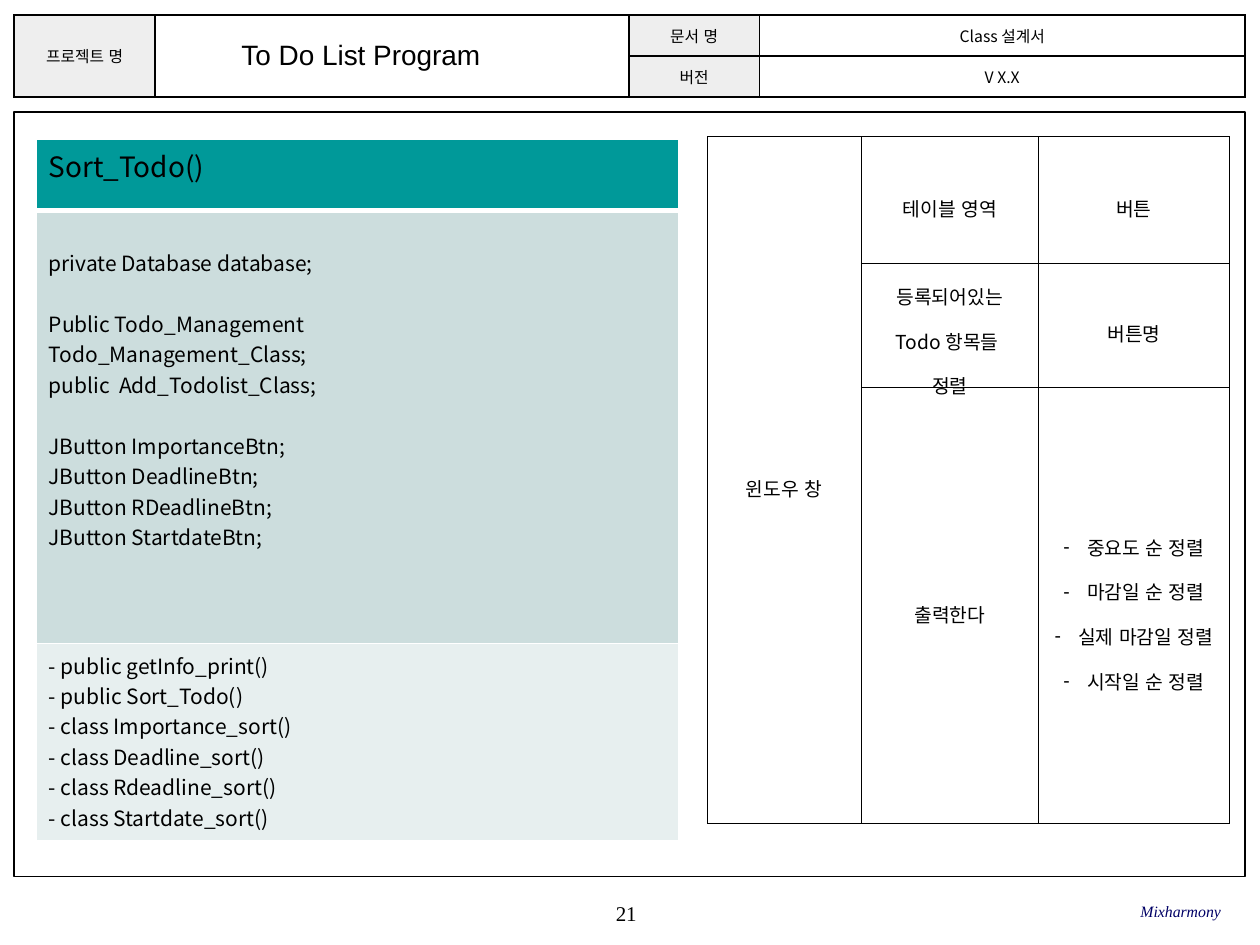
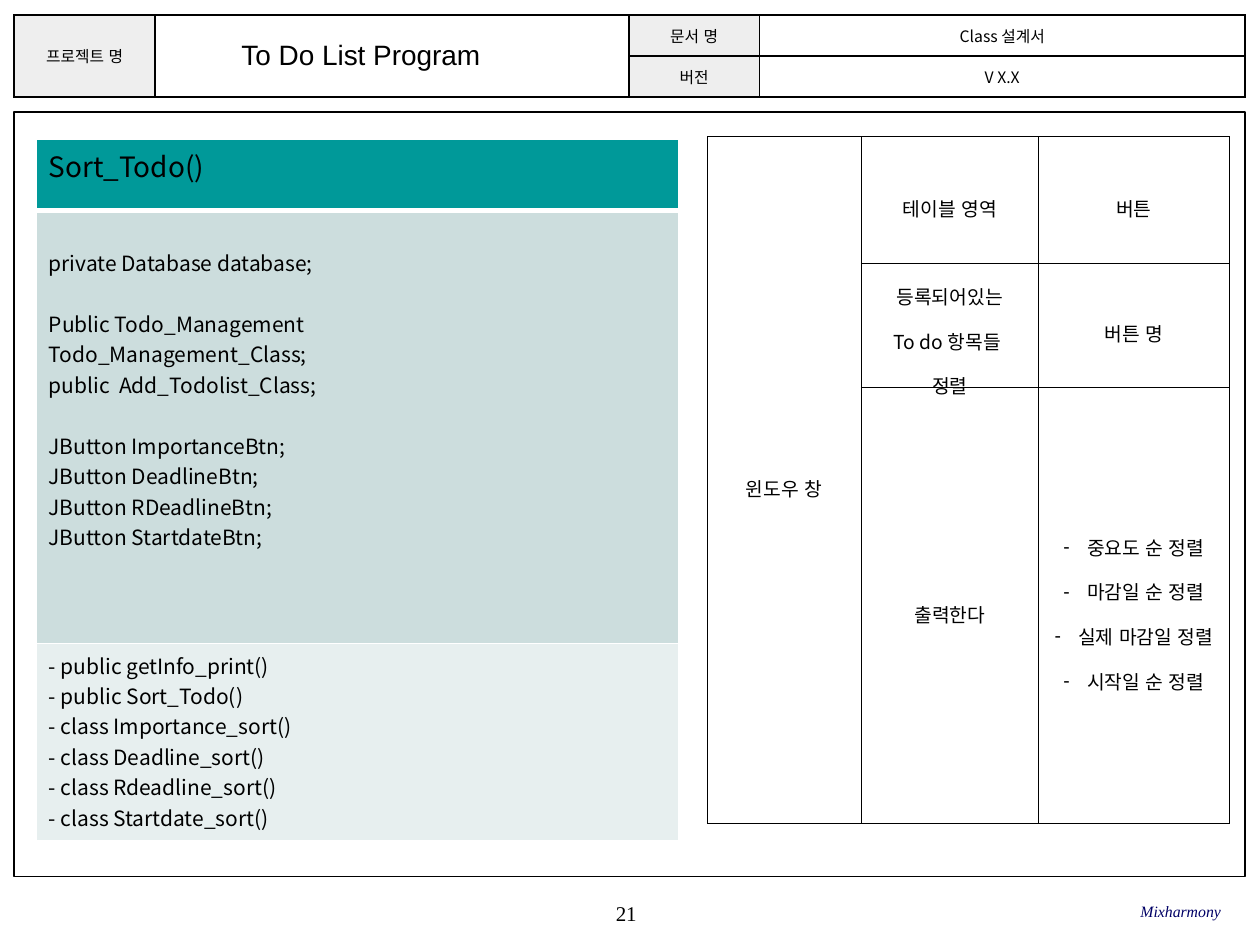
Before and after one commit to SE-admin/SE2017_2_mixharmony, a slide deck: slide 21 of doc/3_ 설계서/Class Design.pptx. Drawn at 1260x945 pixels with LibreOffice and Linux fonts; fonts in the diff are those of the drawing; background and template pictures are left out. Boxes give left, top, right and bottom in pixels: in the first picture for what was removed or moved away, otherwise in the second. Text is boxed around its words. In the diff, an @@ line names an element or a change of style, - is before the commit and + after.

```diff
--- a/doc/3_ 설계서/Class Design.pptx
+++ b/doc/3_ 설계서/Class Design.pptx
@@ table at <box>707,136,1228,823</box> @@
-row 2, column 2: 등록되어있는 / Todo 항목들 / 정렬
+row 2, column 2: 등록되어있는 / To do 항목들 / 정렬
-row 2, column 3: 버튼명
+row 2, column 3: 버튼 명
```
Also in this commit, not shown: 12 other slides changed.
